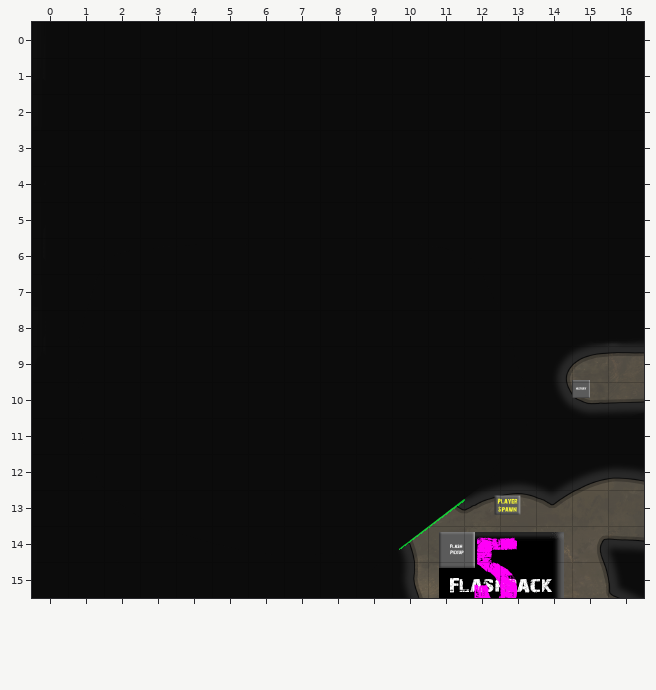
One commit to this Tiled map: GXPEngine/GXPEngine/bin/Debug/Level01.tmx. Above: the version before the commit.
Cells are 128x128 px. Shown: x 0..16, y 0..15.
After:
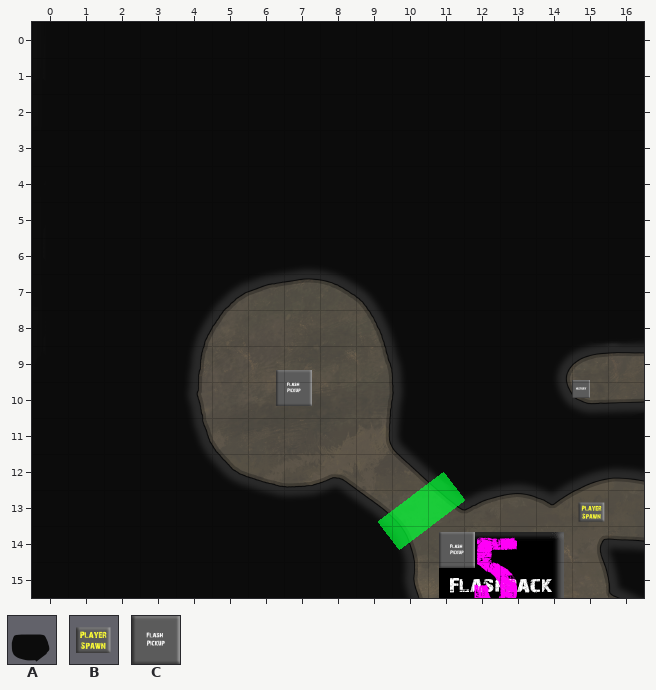
Key: from "HiddenRoom Cover": A 0; from "TileSet1": B 1, C 16.
Objects are placed by their top-left corner, in cells (3,4 is the top-left corner of cell 3,4); size is 1x1 cell unless given.
The exact change:
Layer "Misc Objects":
changed: B "Player Spawn" at 12.7,12.9 -> B "Player Spawn" at 15.1,13.1
Layer "Hidden Room Cover":
removed: A "Hidden Room Cover" at 0,0 size 16x16
Layer "Flashback Pickups":
added: C "Final Flashback" at 6.8,9.7
